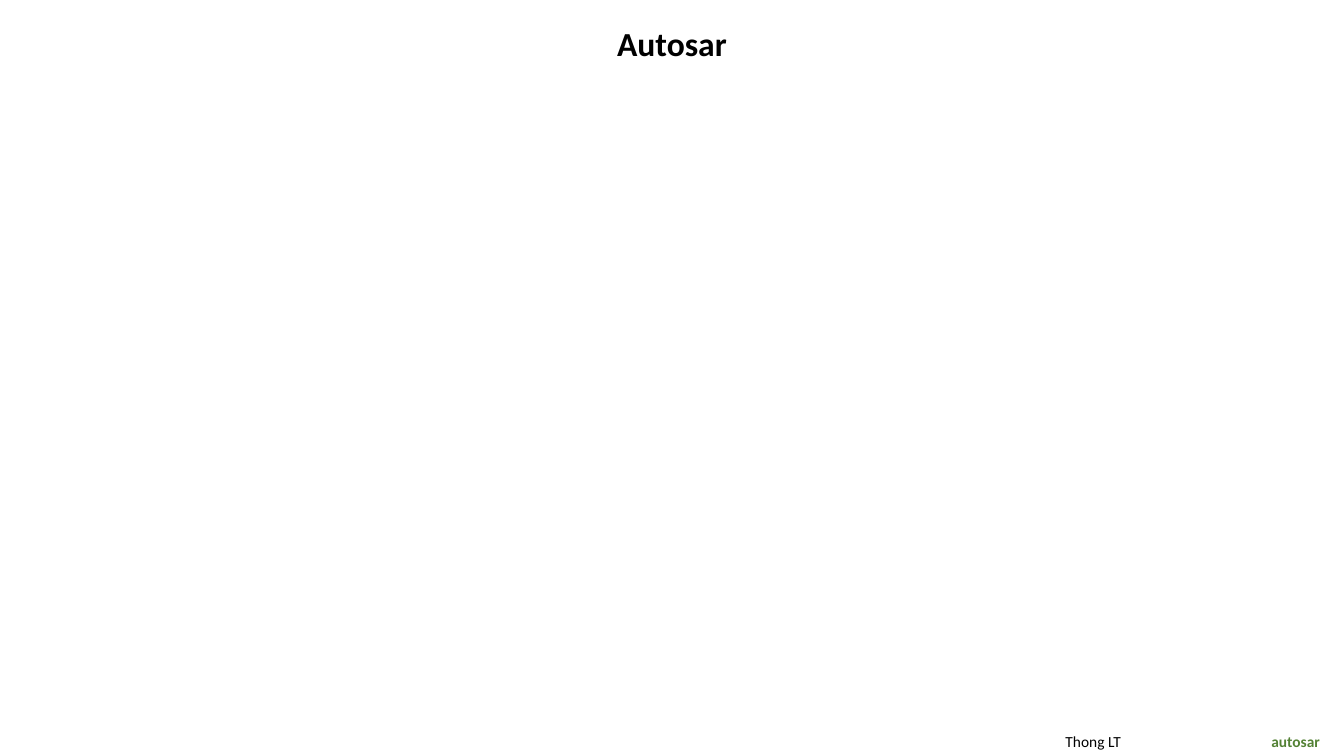
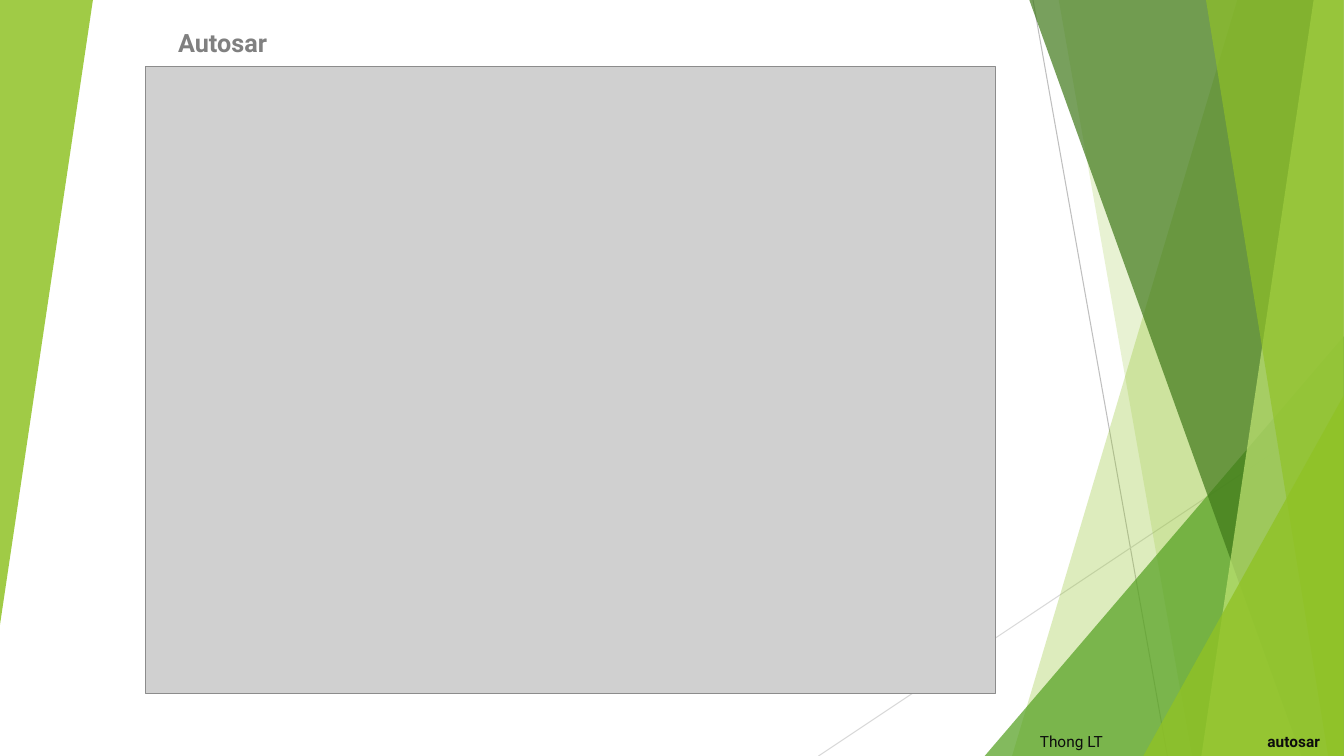
Before and after one commit to letrthong/autosar, a slide deck: slide 1 of Autosar.pptx. Drawn at 1344x756 pixels with LibreOffice and Linux fonts; fonts in the diff are those of the drawing; grey boxes stand for pictures. Boxes give left, top, right and bottom in pixels: in the first picture for what was removed or moved away, otherwise in the second. Text is boxed around its words. In the diff, an @@ line names an element or a change of style, - is before the commit and + after.

```diff
--- a/Autosar.pptx
+++ b/Autosar.pptx
@@ group added at box(0, 0, 1344, 756): 5 freeform shapes, 3 triangles, 2 lines @@
@@ subtitle "Autosar" at box(178, 34, 267, 52): size 24 to 18 pt, font Calibri to Roboto, text colour #000000 to #808080; alignment centre to left; line spacing 0.9 to 1 @@
@@ picture added at box(146, 67, 996, 694) @@
@@ title "Thong LT autosar" at box(1040, 735, 1319, 750): font Calibri to Roboto; text colour #000000 to #0D0D0D in "Thong LT"; text colour #548235 to #0D0D0D in "autosar"; line spacing 0.9 to 1 @@
```
Also in this commit, not shown: 3 other slides changed, 3 slides added.
